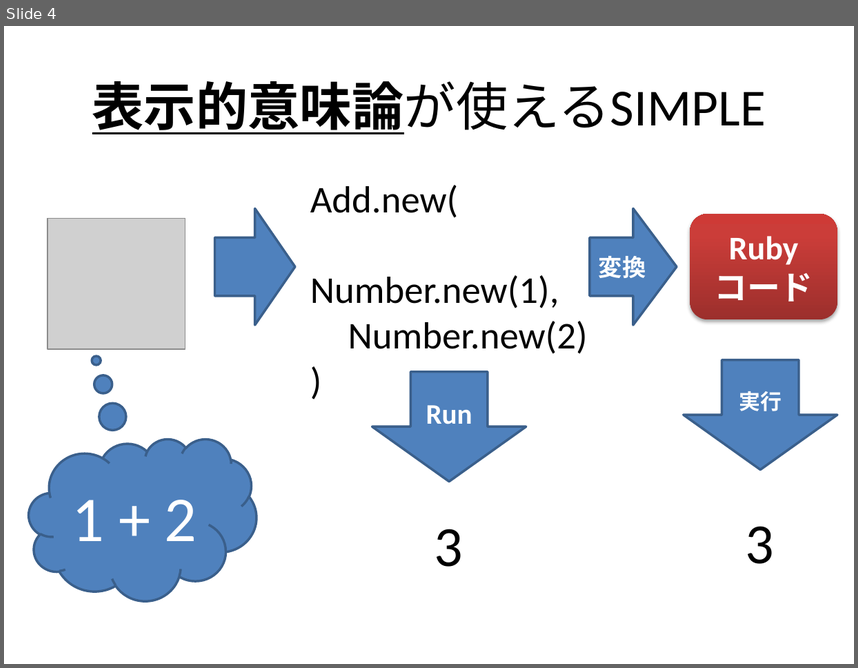
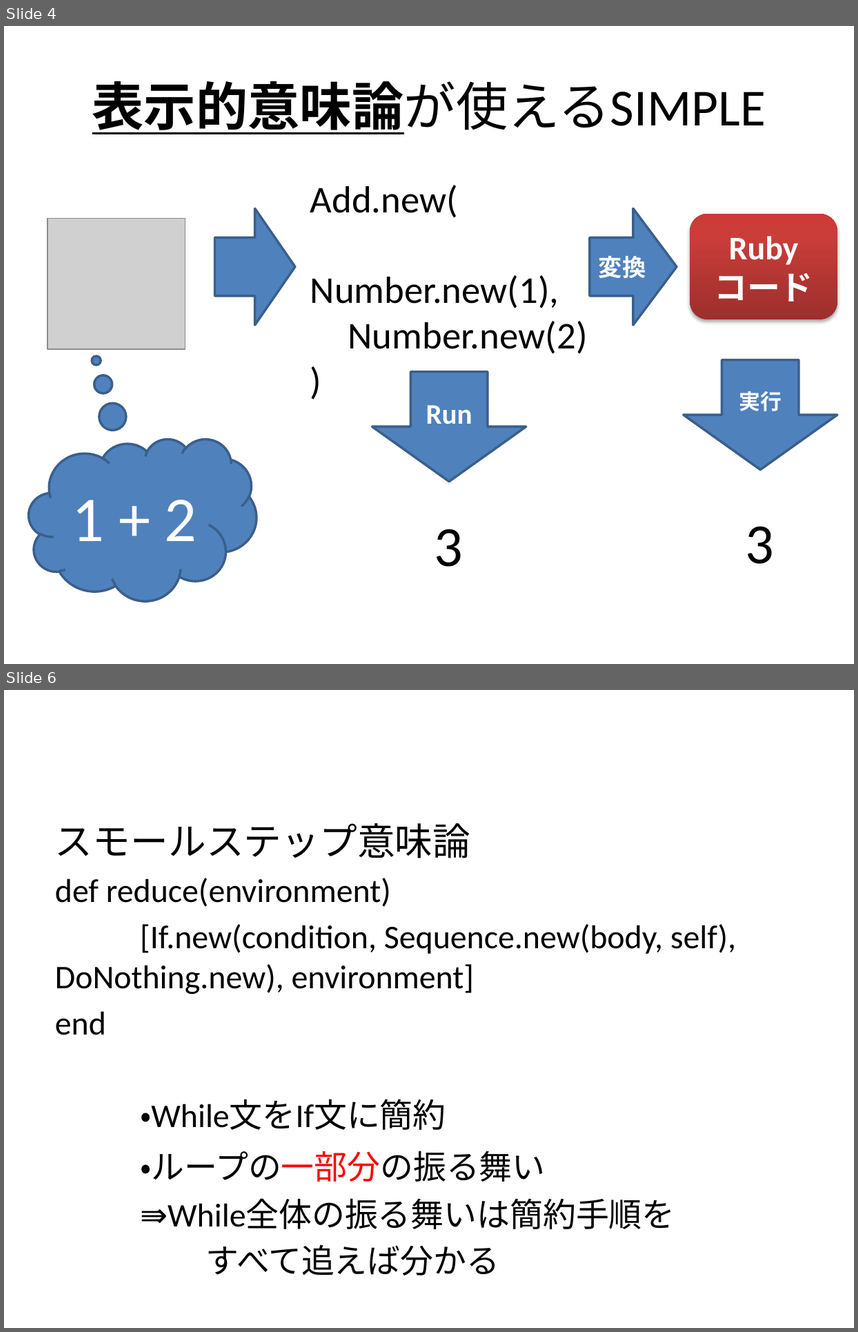
Before and after one commit to class-snct-rikitakelab/Understanding-Computation, a slide deck: material/denotational_semantics.pptx. Shown one above the other, each under a label of ours: slide 4 before the commit, slides 4 and 6 after it; the slides between them are not shown. The pictures are 858x668 and 858x1332 pixels, drawn with LibreOffice and Linux fonts; fonts in the diff are those of the drawing; grey boxes stand for pictures. Boxes give left, top, right and bottom in pixels: in the first picture for what was removed or moved away, otherwise in the second. Text is boxed around its words. In the diff, an @@ line names an element or a change of style, - is before the commit and + after.

```diff
--- a/material/denotational_semantics.pptx
+++ b/material/denotational_semantics.pptx
@@ slide 6 added at [4,690,854,1328], background #FFFFFF @@
@@ text added at [55,823,736,1275], 28 pt, text #000000 @@
+スモールステップ意味論
+def reduce(environment)
+[If.new(condition, Sequence.new(body, self), DoNothing.new), environment]
+end
+・While文をIf文に簡約
+・ループの一部分の振る舞い
+⇛While全体の振る舞いは簡約手順を
+すべて追えば分かる
```
Also in this commit, not shown: 5 other slides added, 1 other file.
